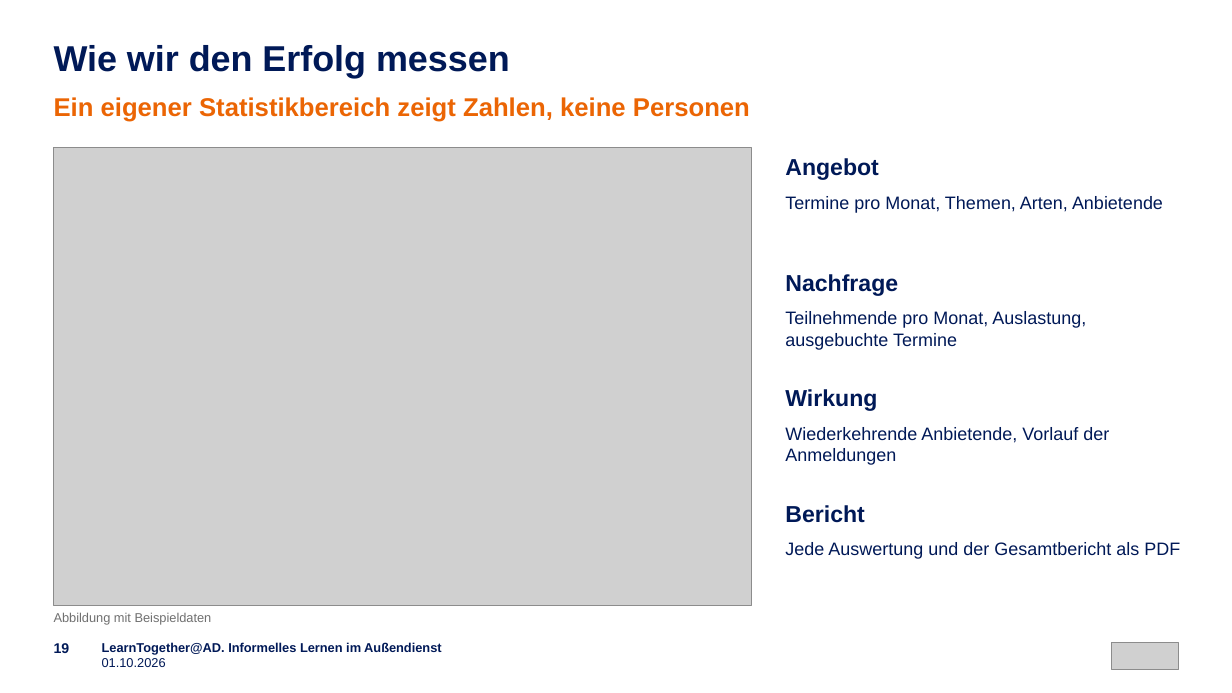
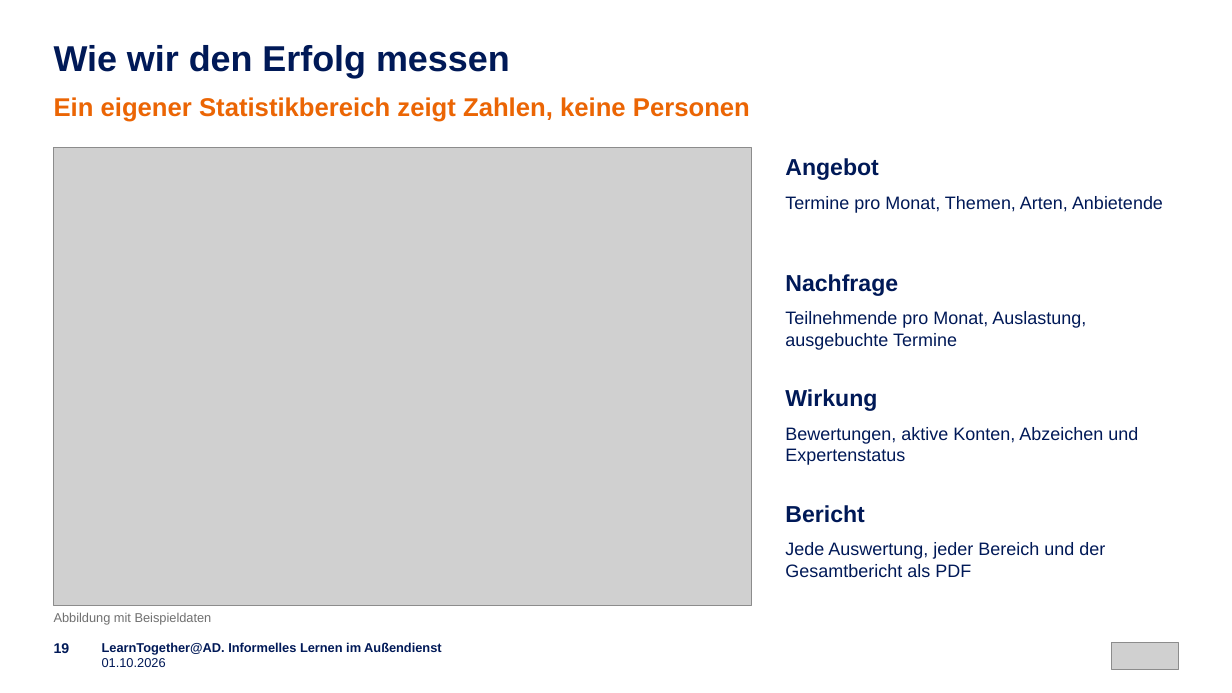
Before and after one commit to emplush/ruv_learntogether, a slide deck: slide 19 of docs/LearnTogether-AD_Praesentation.pptx. Drawn at 1232x693 pixels with LibreOffice and Linux fonts; fonts in the diff are those of the drawing; grey boxes stand for pictures. Boxes give left, top, right and bottom in pixels: in the first picture for what was removed or moved away, otherwise in the second. Text is boxed around its words. In the diff, an @@ line names an element or a change of style, - is before the commit and + after.

```diff
--- a/docs/LearnTogether-AD_Praesentation.pptx
+++ b/docs/LearnTogether-AD_Praesentation.pptx
@@ text at [785,427,1138,465]: text changed @@
-Wiederkehrende Anbietende, Vorlauf der Anmeldungen
+Bewertungen, aktive Konten, Abzeichen und Expertenstatus
@@ text at [785,542,1105,577]: text changed @@
-Jede Auswertung und der Gesamtbericht als PDF
+Jede Auswertung, jeder Bereich und der Gesamtbericht als PDF
```
Also in this commit, not shown: 2 other slides changed, 48 other files.
